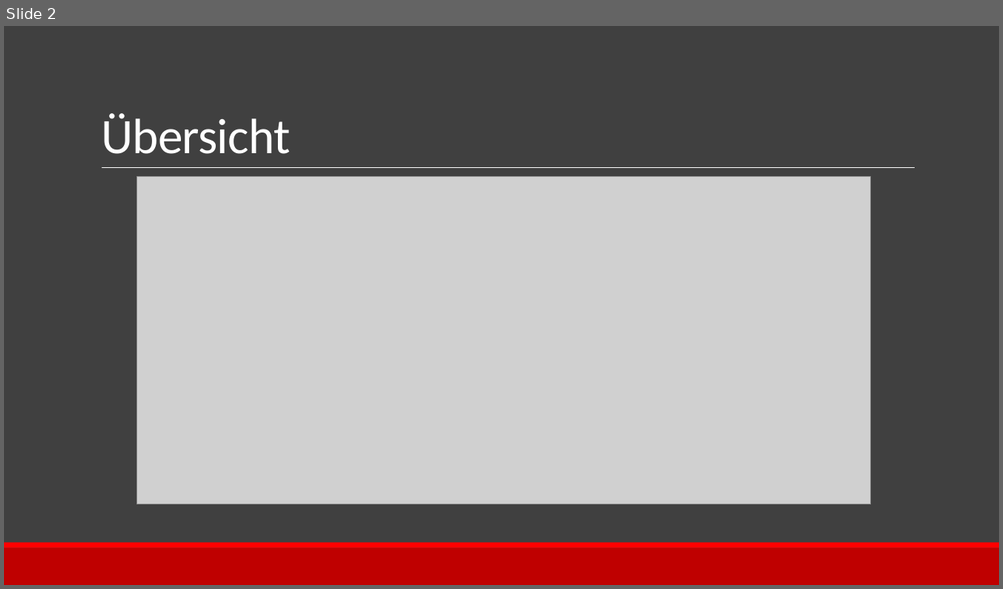
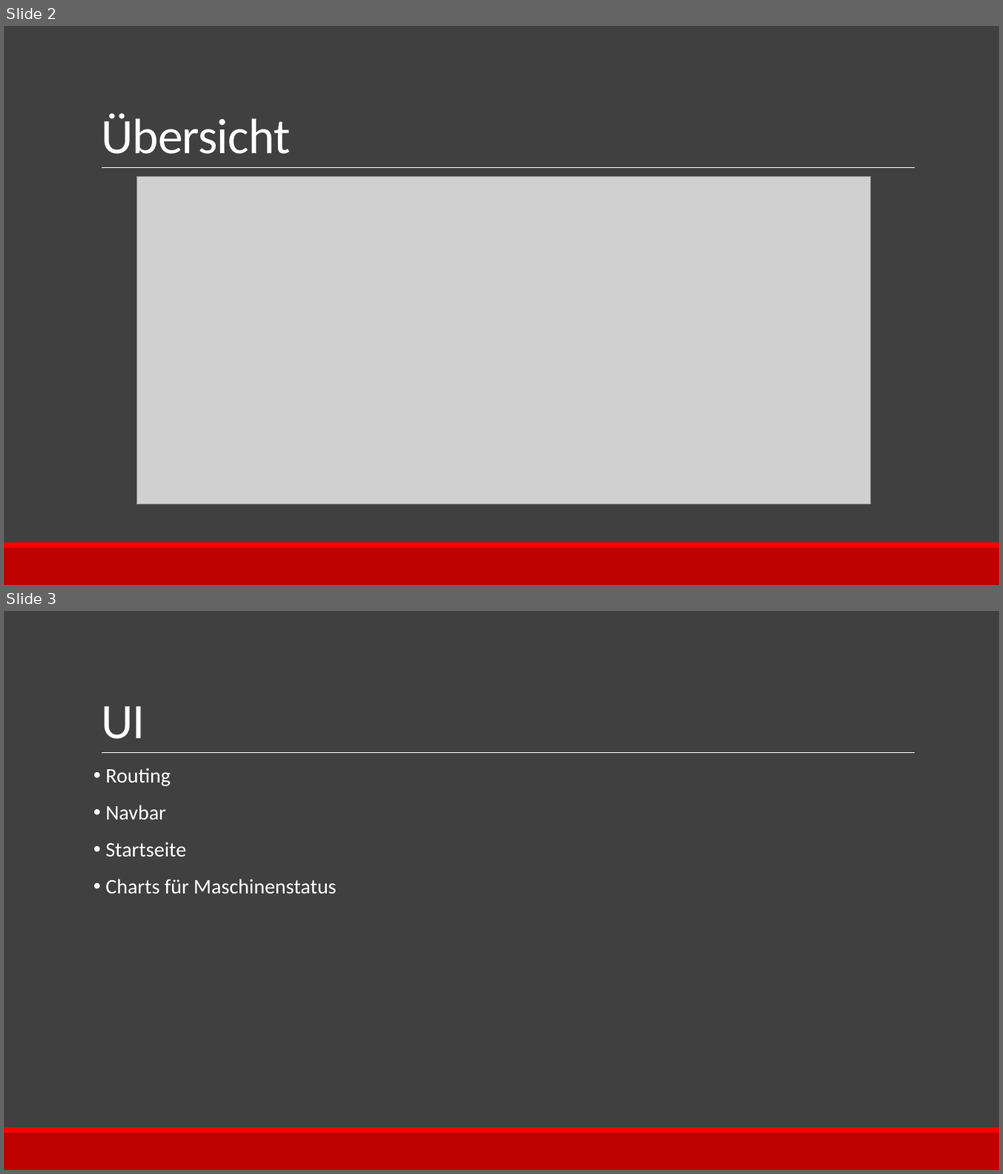
Before and after one commit to buegeleisen/dhbw_14sea_projekt, a slide deck: Portfolio/Session2.pptx. Shown one above the other, each under a label of ours: slide 2 before the commit, slides 2 and 3 after it. The pictures are 1003x589 and 1003x1174 pixels, drawn with LibreOffice and Linux fonts; fonts in the diff are those of the drawing; grey boxes stand for pictures. Boxes give left, top, right and bottom in pixels: in the first picture for what was removed or moved away, otherwise in the second. Text is boxed around its words. In the diff, an @@ line names an element or a change of style, - is before the commit and + after.

```diff
--- a/Portfolio/Session2.pptx
+++ b/Portfolio/Session2.pptx
@@ slide 3 added at [4,611,999,1170], background #404040; not listed: 3 template elements that a slide beside it also shows @@
@@ title added at [101,706,145,739], 48 pt, text #FFFFFF @@
+UI
@@ text added at [105,768,336,894], 20 pt, text #FFFFFF @@
+• Routing
+• Navbar
+• Startseite
+• Charts für Maschinenstatus
```
Also in this commit, not shown: 1 slide removed, 14 other files.
